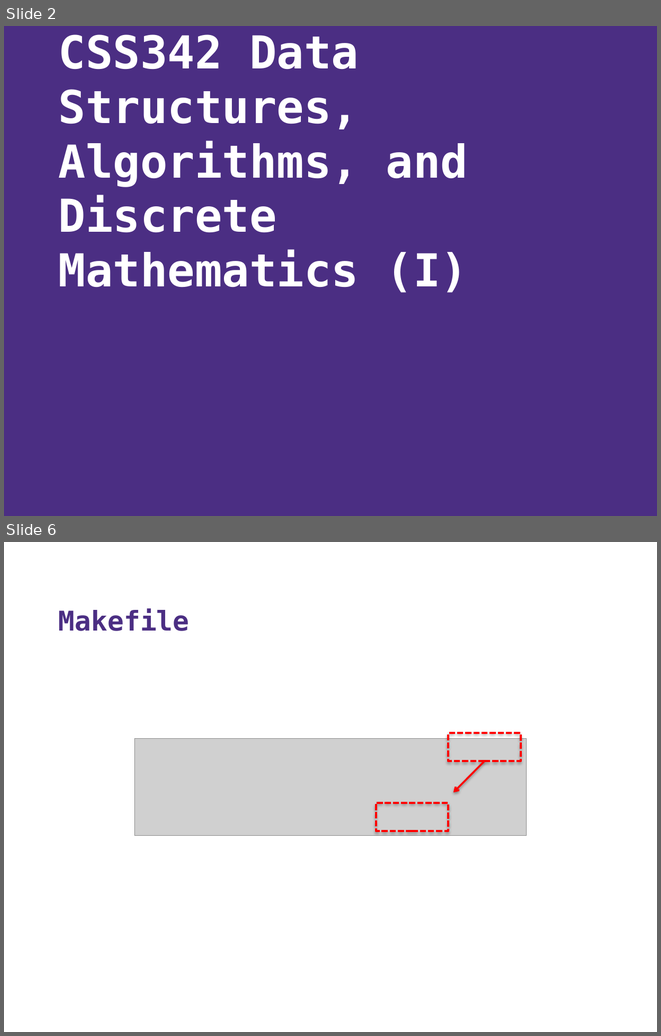
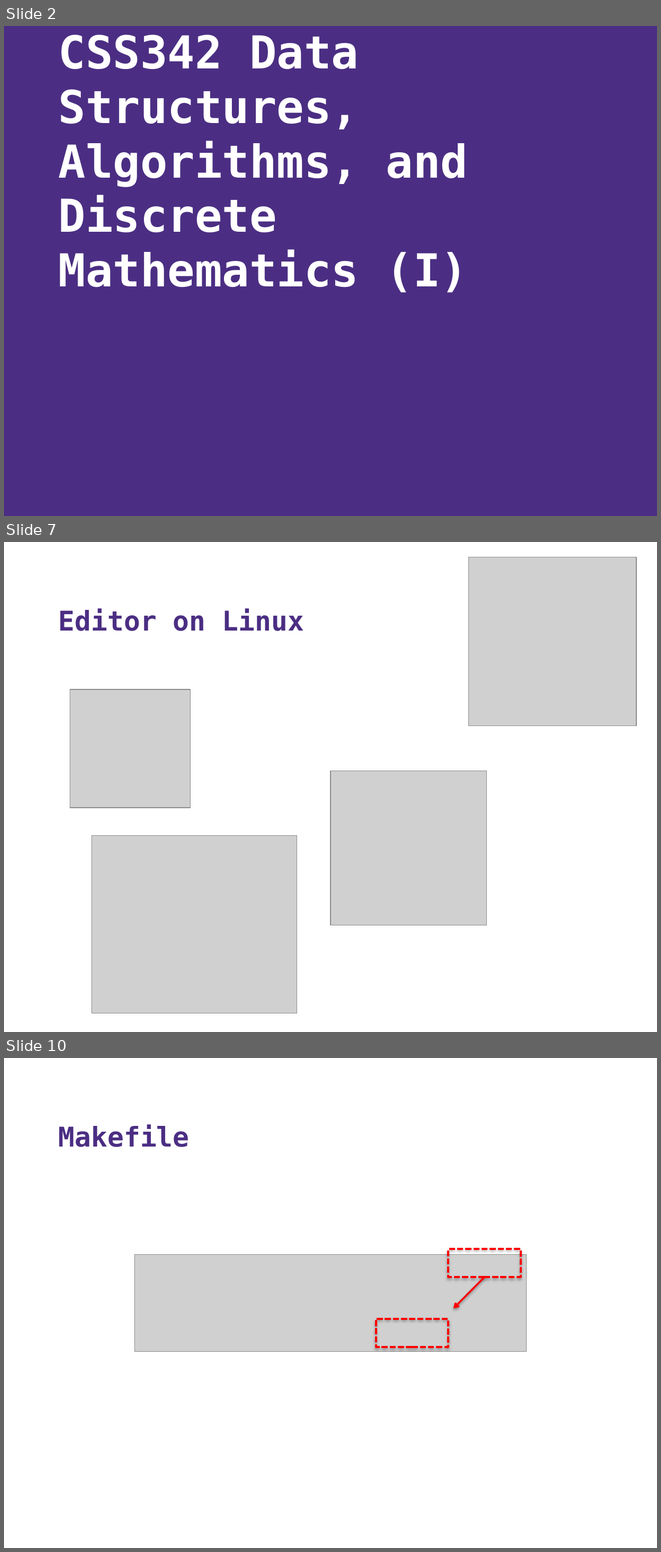
Before and after one commit to Andy-Boraphet/CSS342A-2022-Spring, a slide deck: week_04_OOP_ADT_LIST/week_04.pptx. Shown one above the other, each under a label of ours: slides 2 and 6 before the commit, slides 2, 7 and 10 after it; the slides between them are not shown. The pictures are 661x1036 and 661x1552 pixels, drawn with LibreOffice and Linux fonts; fonts in the diff are those of the drawing; grey boxes stand for pictures; background and template pictures are left out. Boxes give left, top, right and bottom in pixels: in the first picture for what was removed or moved away, otherwise in the second. Text is boxed around its words. In the diff, an @@ line names an element or a change of style, - is before the commit and + after.

```diff
--- a/week_04_OOP_ADT_LIST/week_04.pptx
+++ b/week_04_OOP_ADT_LIST/week_04.pptx
@@ slide 7 added at bbox=[4, 542, 657, 1032], background #FFFFFF @@
@@ picture added at bbox=[469, 557, 637, 725] @@
@@ title added at bbox=[59, 609, 304, 631], 30 pt, text #4B2E83, bold @@
+Editor on Linux
@@ picture added at bbox=[70, 689, 190, 808] @@
@@ picture added at bbox=[330, 770, 486, 925] @@
@@ picture added at bbox=[91, 835, 297, 1013] @@
@@ what was slide 6 is now slide 10 @@
```
Also in this commit, not shown: 4 slides changed, 3 other slides added.
